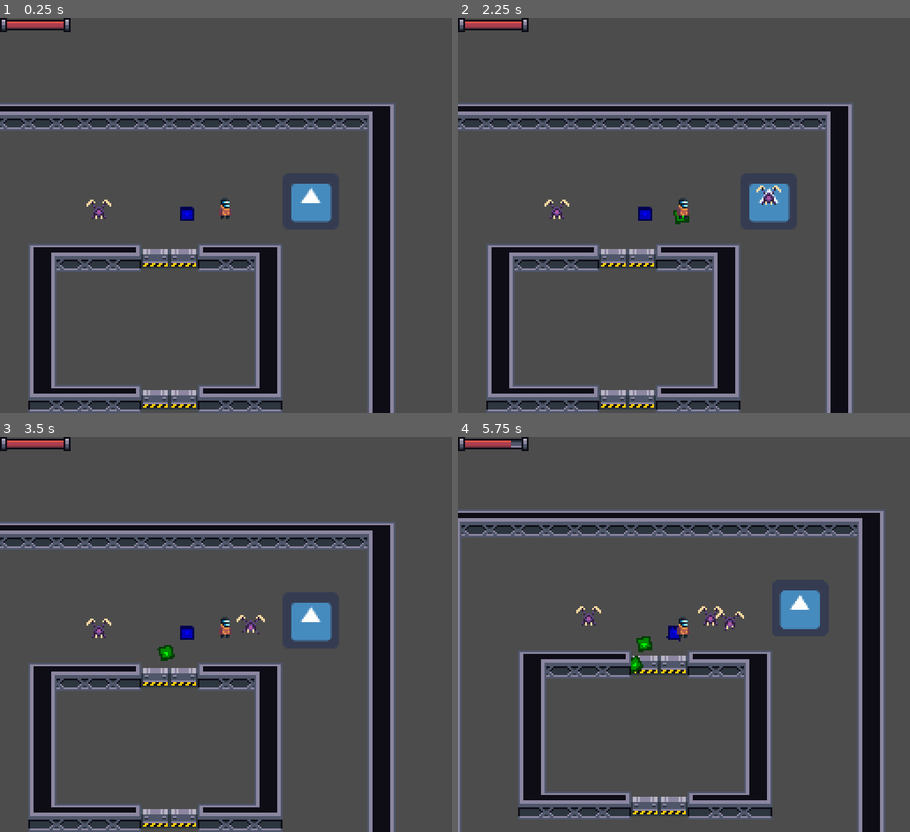
Above: before the commit, frames 1-4 (two rows, left to right).
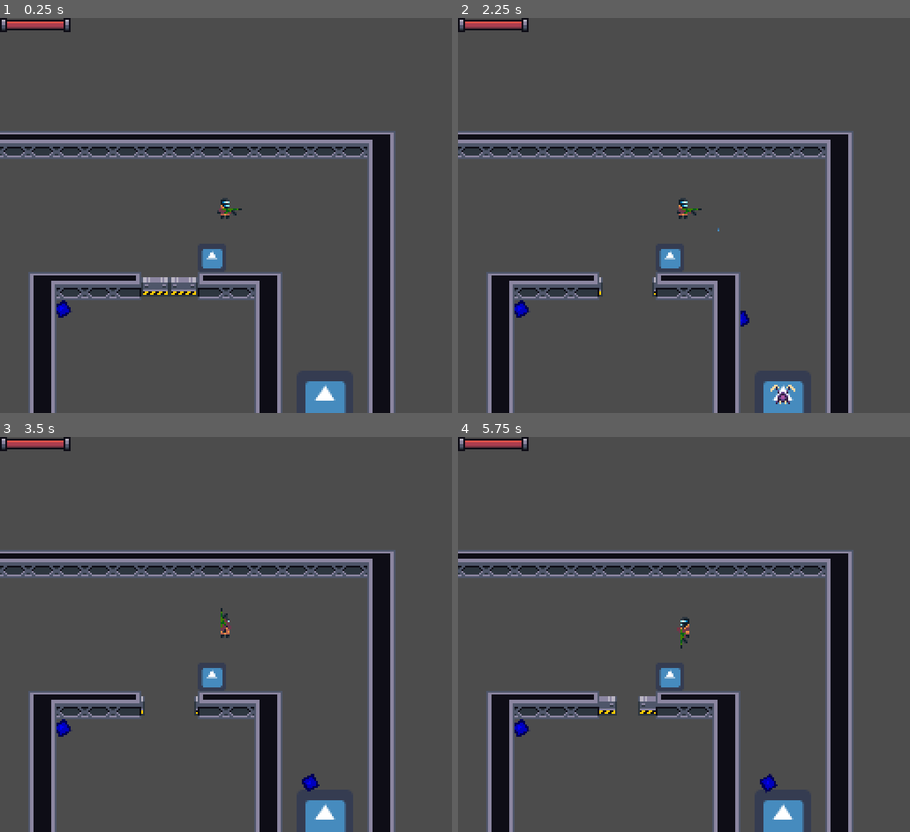
Above: after the commit, the same moments.

Repository: SpaceyLake/Abandon-Ship-LD50
Game: Godot game, scene res://TestWorld.tscn
Same seed, same stepped clock (60 frames per second), same inputs: the game is played once before the commit and once after it. The project has no main scene, so this scene is started directly. The engine's default icon, where the game draws it, is replaced by a stand-in: a white triangle on a blue panel in a dark square.
Inputs:
- Up to frame 1 (0.25 s): no input
- Up to frame 2 (2.25 s): tap Enter at 0.5, 2 s; hold Right (fire_right) 0.53-1.28 s; tap Space (interact) at 0.6, 1.25, 1.35, 2.1 s; hold Down (fire_down) 1.28-2.03 s; hold Right (fire_right) from 2.03 s (still down)
- Up to frame 3 (3.5 s): release Right (fire_right) at 2.78 s; hold Up (fire_up) from 2.78 s (still down); tap Space (interact) at 2.85 s
- Up to frame 4 (5.75 s): release Up (fire_up) at 3.53 s; hold Left (fire_left) 3.53-5.03 s; tap Space (interact) at 3.6, 4.35, 5.1 s; hold Down (fire_down) from 5.03 s (still down)

The runs differ from the first frame. In frame 1, 24% of the frame differs, in the area x 0-88%, y 21-100%; in frame 2, 24%; in frame 3, 24%; in frame 4, 41%, in the area x 0-95%, y 0-100%.
Error before the commit: Invalid call. Nonexistent function 'instance' in base 'Nil'. (res://Global.gd:10)

Commit message:
Added control panel to test

Diff:
--- a/TestWorld.tscn
+++ b/TestWorld.tscn
@@ -8,6 +8,7 @@
 [ext_resource path="res://World.gd" type="Script" id=6]
 [ext_resource path="res://UI/UI.tscn" type="PackedScene" id=7]
 [ext_resource path="res://Enemy/EnemySpawner.tscn" type="PackedScene" id=8]
+[ext_resource path="res://ControlPanel/ControlPanel.tscn" type="PackedScene" id=9]
 
 [node name="TestWorld" type="Node2D"]
 script = ExtResource( 6 )
@@ -15,11 +16,11 @@
 [node name="UI" parent="." instance=ExtResource( 7 )]
 
 [node name="Player" parent="." instance=ExtResource( 1 )]
-position = Vector2( 160, 64 )
-weapon = ExtResource( 4 )
+position = Vector2( 160, 48 )
+_weapon = ExtResource( 4 )
 
 [node name="Enemy" parent="." instance=ExtResource( 2 )]
-position = Vector2( 88, 64 )
+position = Vector2( 24, 128 )
 
 [node name="HDoor" parent="." instance=ExtResource( 5 )]
 position = Vector2( 112, 160 )
@@ -36,5 +37,9 @@
 tile_data = PoolIntArray( 0, 0, 0, 1, 0, 196609, 2, 0, 196609, 3, 0, 196609, 4, 0, 196609, 5, 0, 196609, 6, 0, 196609,  …(1261 unchanged characters)…
 
 [node name="EnemySpawner" parent="." instance=ExtResource( 8 )]
-position = Vector2( 208, 56 )
+position = Vector2( 216, 152 )
 _enemy = ExtResource( 2 )
+
+[node name="ControlPanel" parent="." instance=ExtResource( 9 )]
+position = Vector2( 152, 72 )
+_door_path = NodePath("../HDoor2")
Not shown: 1 places in TestWorld.tscn that only renumber resources
